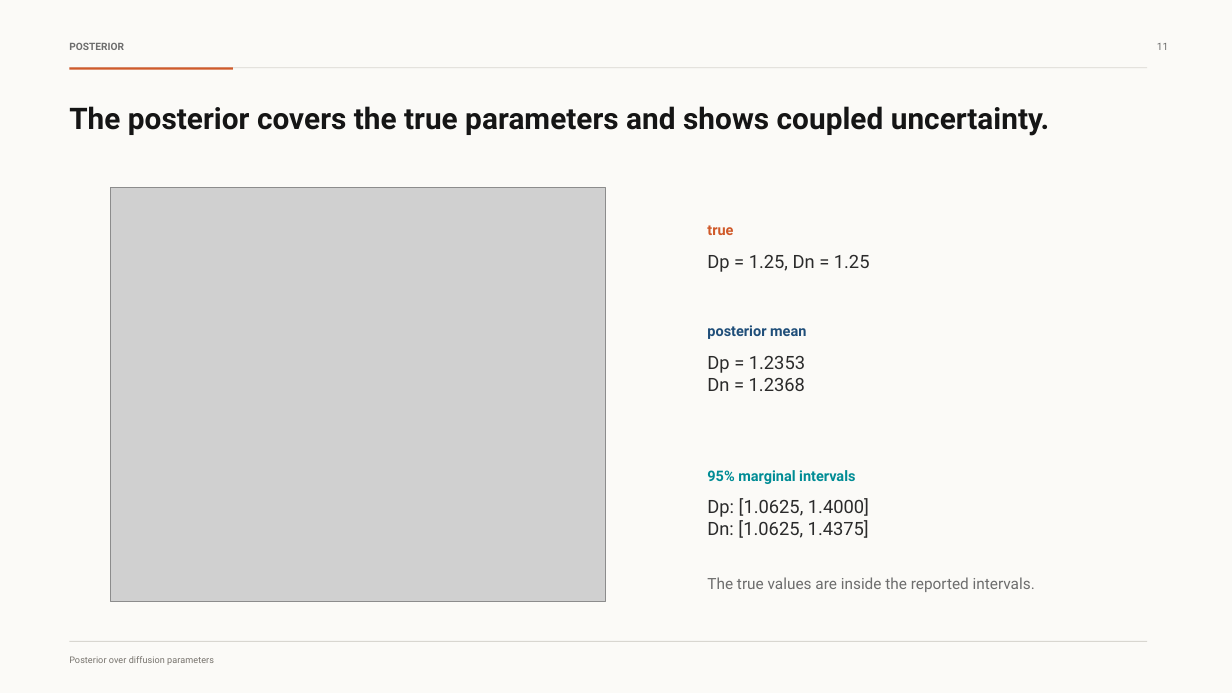
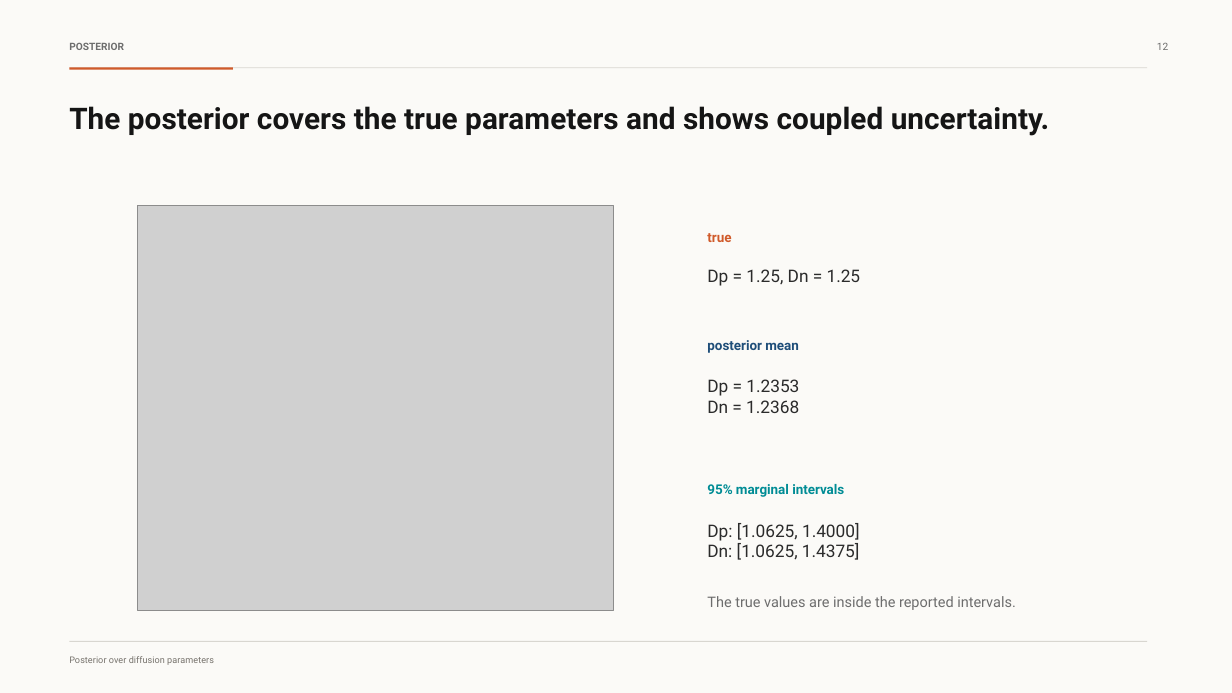
Before and after one commit to jack28257/PINN_JAX, a slide deck: slide 12 of presentation/pnp_pinn_current_inference_presentation.pptx (slide 11 before the commit). Drawn at 1232x693 pixels with LibreOffice and Linux fonts; fonts in the diff are those of the drawing; grey boxes stand for pictures. Boxes give left, top, right and bottom in pixels: in the first picture for what was removed or moved away, otherwise in the second. Text is boxed around its words. In the diff, an @@ line names an element or a change of style, - is before the commit and + after.

```diff
--- a/presentation/pnp_pinn_current_inference_presentation.pptx
+++ b/presentation/pnp_pinn_current_inference_presentation.pptx
@@ text at (x1=1157, y1=43, x2=1168, y2=50): text changed @@
-11
+12
@@ picture resized from (x1=111, y1=188, x2=606, y2=602) to (x1=138, y1=206, x2=614, y2=611) @@
@@ size 11.2 to 10.5 pt in 3 elements at (x1=707, y1=340, x2=799, y2=353), (x1=707, y1=484, x2=844, y2=497), (x1=707, y1=233, x2=731, y2=242) @@
@@ text "true" moved from (x1=707, y1=225, x2=733, y2=235) to (x1=707, y1=233, x2=731, y2=242) @@
@@ text "Dp = 1.25, Dn = ..." moved from (x1=707, y1=255, x2=870, y2=272) to (x1=707, y1=269, x2=861, y2=286) @@
@@ text "posterior mean" moved from (x1=707, y1=325, x2=806, y2=339) to (x1=707, y1=340, x2=799, y2=353) @@
@@ text "Dp = 1.2353" moved from (x1=707, y1=356, x2=805, y2=391) to (x1=707, y1=379, x2=799, y2=413) @@
@@ text "95% marginal intervals" moved from (x1=707, y1=470, x2=855, y2=484) to (x1=707, y1=484, x2=844, y2=497) @@
@@ size 14.2 to 13.5 pt in 3 elements at (x1=707, y1=269, x2=861, y2=286), (x1=707, y1=379, x2=799, y2=413), (x1=707, y1=523, x2=860, y2=560) @@
@@ text "Dp: [1.0625, 1.4000]" moved from (x1=707, y1=498, x2=869, y2=538) to (x1=707, y1=523, x2=860, y2=560) @@
@@ text "The true values are inside ..." moved from (x1=707, y1=577, x2=1035, y2=592) to (x1=707, y1=596, x2=1016, y2=610) @@
@@ text "The true values are inside ..." at (x1=707, y1=596, x2=1016, y2=610): size 12 to 11.2 pt @@
```
Also in this commit, not shown: 11 other slides changed, 2 slides added, 2 other files.
